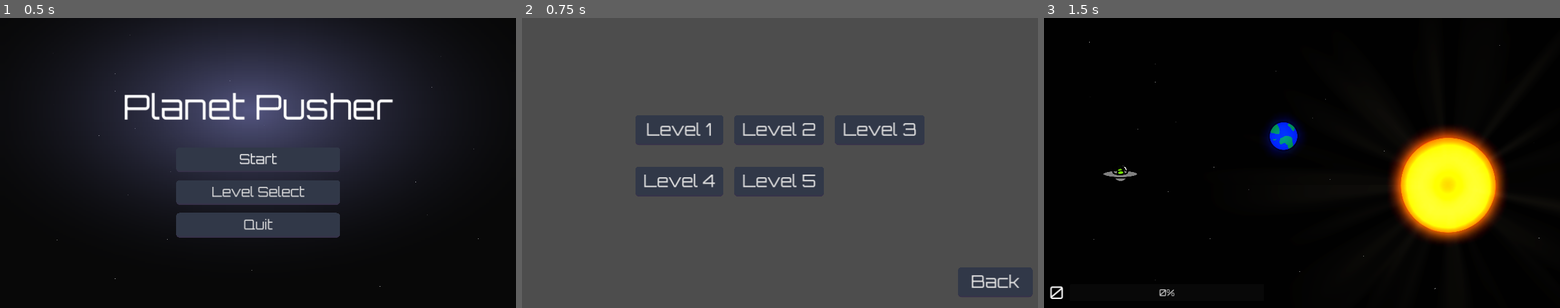
Above: before the commit, frames 1-3 (left to right).
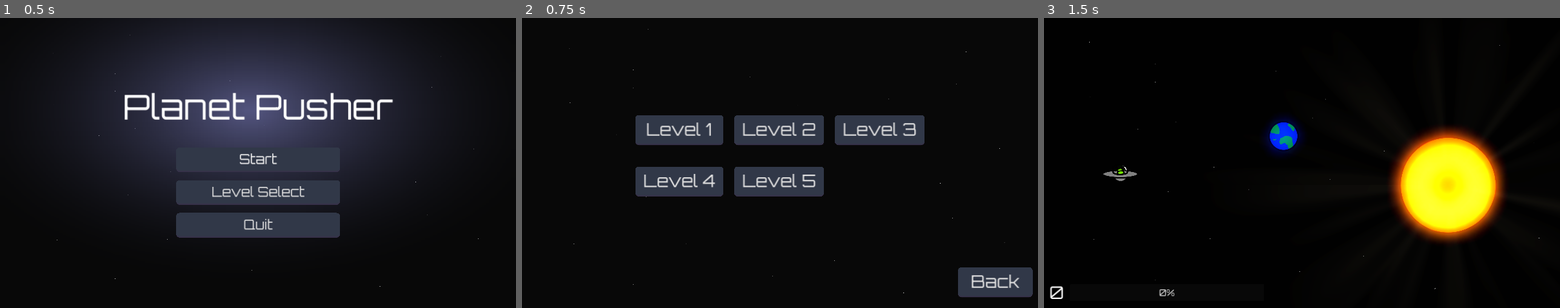
Above: after the commit, the same moments.

Repository: Afterglow375/godot_jam_03
Game: Godot game, scene res://scenes/ui/main_menu.tscn
The game is run twice, just before and just after one commit, with the same random seed, the same clock (stepped at 60 frames per second) and the same inputs.
Inputs:
- Up to frame 1 (0.5 s): no input
- Up to frame 2 (0.75 s): click "Level Select" at 0.5 s
- Up to frame 3 (1.5 s): click "Level 1" at 1.25 s

Frame 1 is identical in both runs. In frame 2, 90% of the frame differs, in the area x 0-100%, y 0-100%; in frame 3, nothing differs.

Commit message:
add background to level select

Diff:
--- a/scenes/ui/level_select.tscn
+++ b/scenes/ui/level_select.tscn
@@ -1,6 +1,7 @@
-[gd_scene load_steps=2 format=3 uid="uid://cjr7qp3cu16n8"]
+[gd_scene load_steps=3 format=3 uid="uid://cjr7qp3cu16n8"]
 
 [ext_resource type="Script" path="res://scripts/ui/level_select.gd" id="1_v2cip"]
+[ext_resource type="Texture2D" uid="uid://cydcmq3u4et4h" path="res://assets/sprites/background.png" id="2_ug2qf"]
 
 [node name="LevelSelect" type="Control"]
 layout_mode = 3
@@ -70,4 +71,10 @@
 theme_override_font_sizes/font_size = 128
 text = "Back"
 
+[node name="Background" type="Sprite2D" parent="."]
+z_index = -1
+position = Vector2(1913, 1083)
+scale = Vector2(1.0224, 1.04861)
+texture = ExtResource("2_ug2qf")
+
 [connection signal="pressed" from="BackButton" to="." method="_on_back_button_pressed"]
